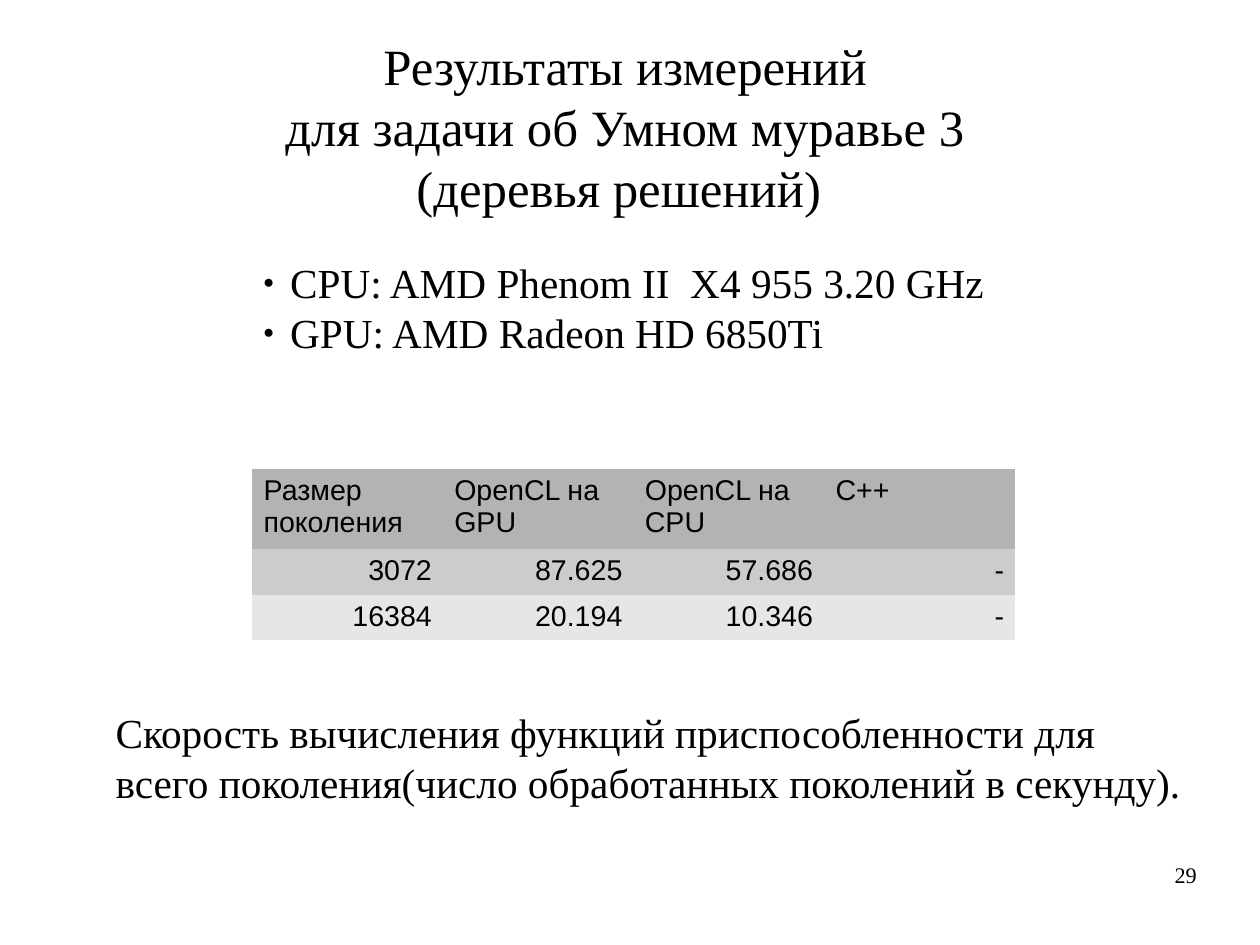
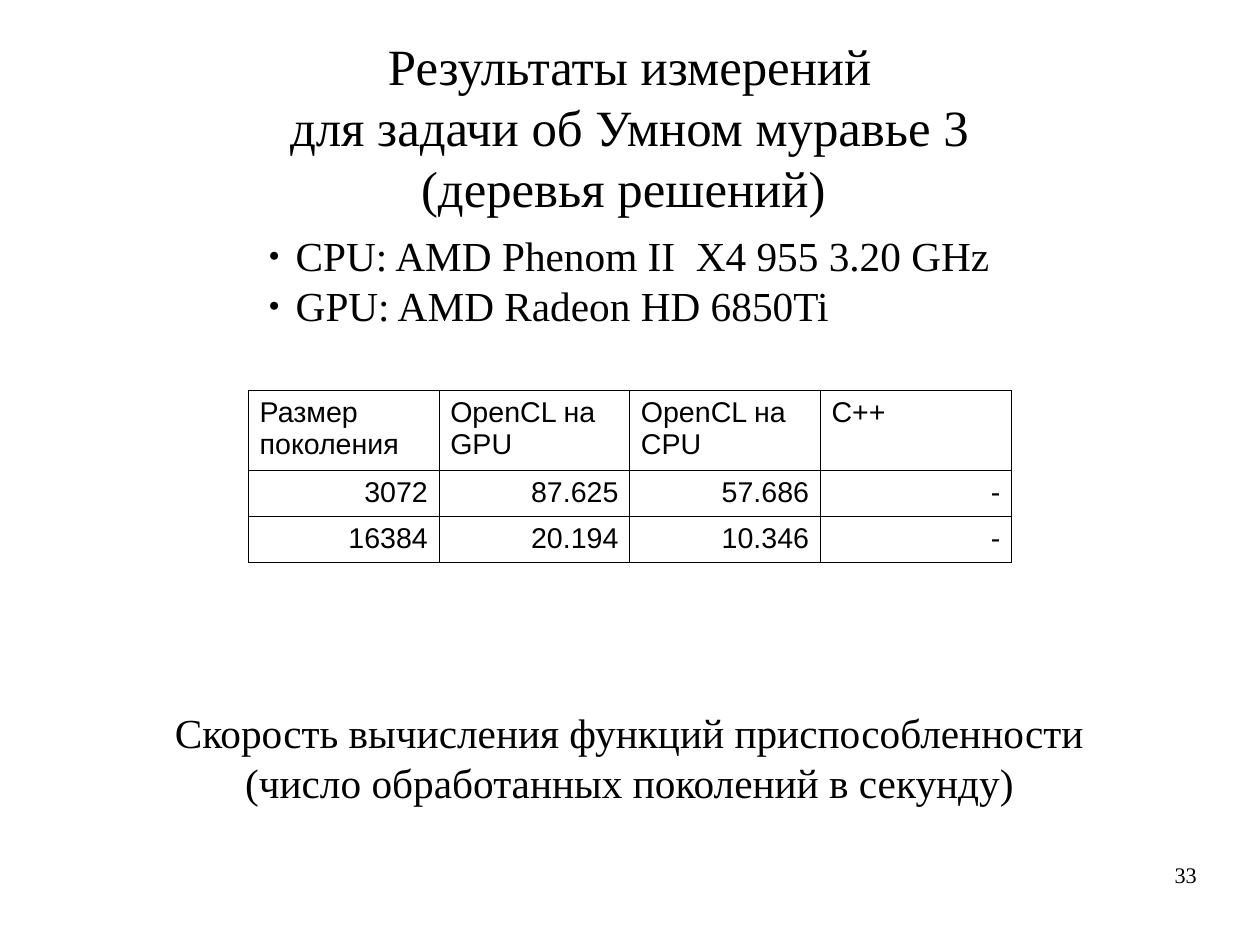
Before and after one commit to artem-bochkarev/master-work, a slide deck: slide 33 of Papers/PresentationKMU.odp (slide 29 before the commit). Drawn at 1260x945 pixels with LibreOffice and Linux fonts; fonts in the diff are those of the drawing. Boxes give left, top, right and bottom in pixels: in the first picture for what was removed or moved away, otherwise in the second. Text is boxed around its words. In the diff, an @@ line names an element or a change of style, - is before the commit and + after.

```diff
--- a/Papers/PresentationKMU.odp
+++ b/Papers/PresentationKMU.odp
@@ text "Результаты измерений": place and size @@
-text "Результаты измерений" at [285,50,964,217]
+text "Результаты измерений" at [290,50,968,217]
@@ text "CPU: AMD Phenom II X4 ...": place and size @@
-text "CPU: AMD Phenom II X4 ..." at [290,269,984,349]
+text "CPU: AMD Phenom II X4 ..." at [296,242,989,322]
@@ table at [248,391,1012,555] @@
@@ fill #B3B3B3 to none in row 1 @@
@@ fill #CCCCCC to none in row 2 @@
@@ fill #E6E6E6 to none in row 3 @@
@@ borders changed @@
@@ table: place and size @@
-table at [253,469,1016,632]
+table at [248,391,1012,555]
@@ text at [175,718,1084,807]: text changed @@
-Скорость вычисления функций приспособленности для
-всего поколения(число обработанных поколений в секунду).
+Скорость вычисления функций приспособленности
+(число обработанных поколений в секунду)
@@ page number at [1175,868,1197,884]: text changed @@
-29
+33
```
Also in this commit, not shown: 11 other slides changed, 6 slides added, 2 slides removed, 6 other files.
